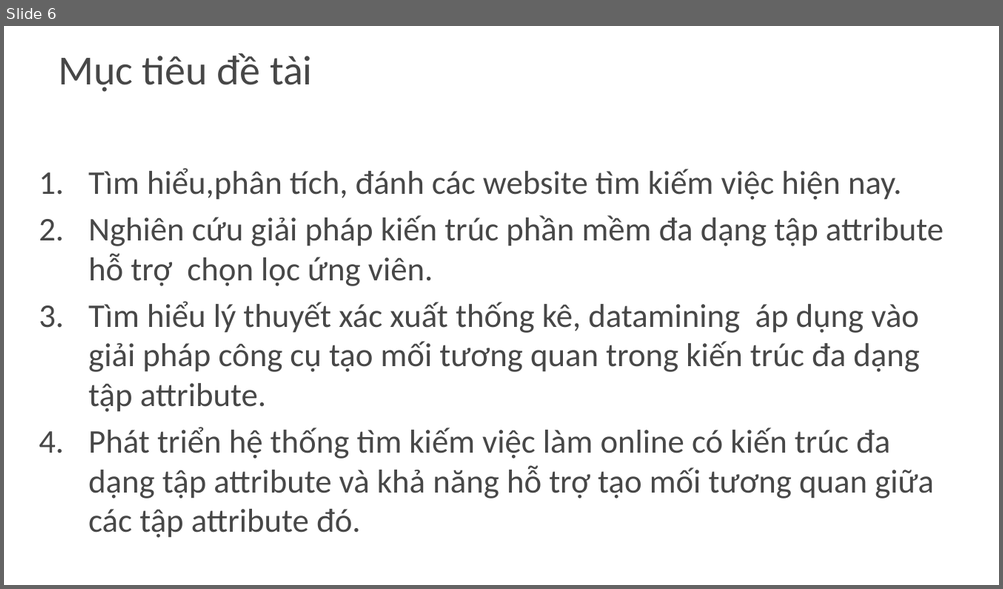
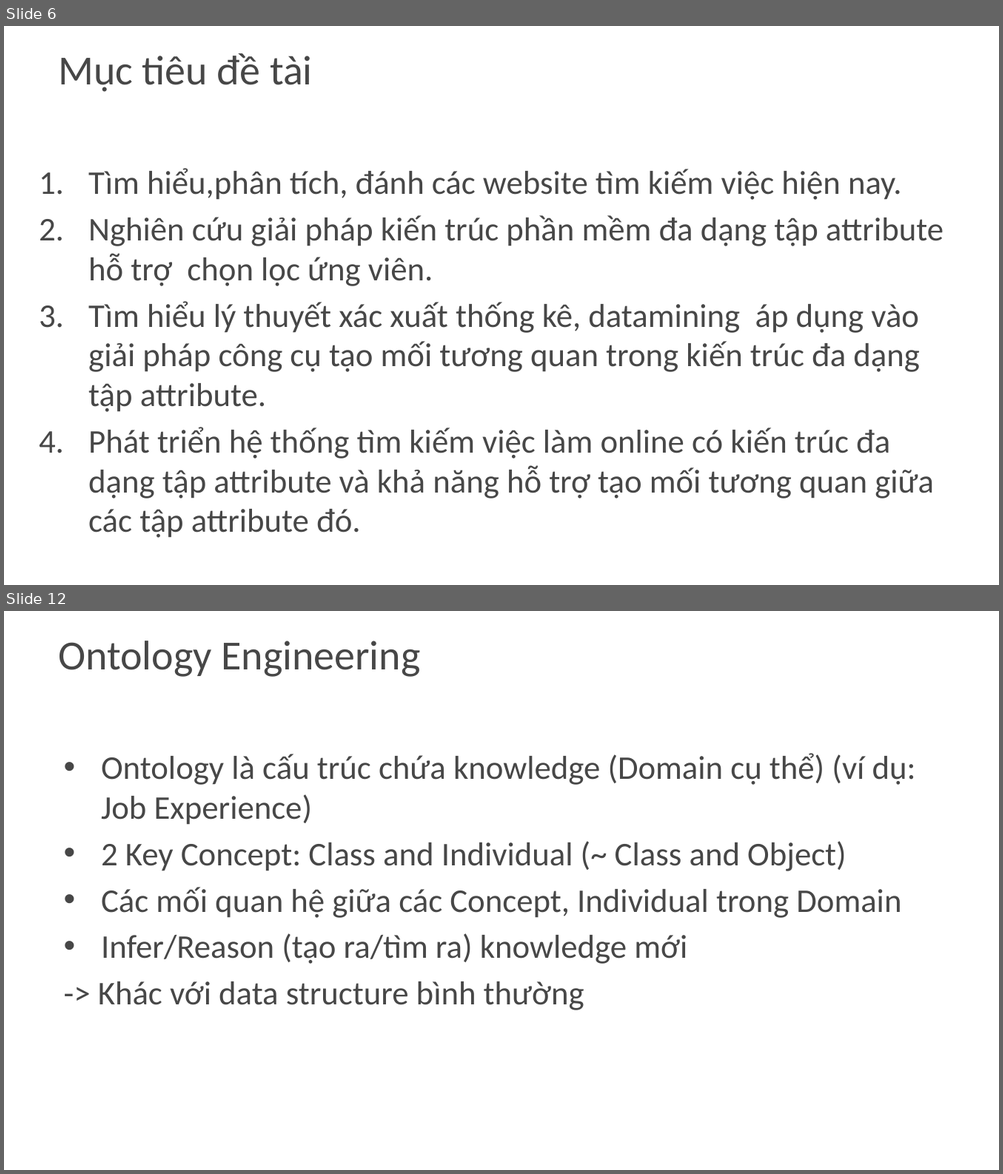
Before and after one commit to khanhduy94/jobzoom, a slide deck: Documents/JobZoom.pptx. Shown one above the other, each under a label of ours: slide 6 before the commit, slides 6 and 12 after it; the slides between them are not shown. The pictures are 1003x589 and 1003x1174 pixels, drawn with LibreOffice and Linux fonts; fonts in the diff are those of the drawing; background and template pictures are left out. Boxes give left, top, right and bottom in pixels: in the first picture for what was removed or moved away, otherwise in the second. Text is boxed around its words. In the diff, an @@ line names an element or a change of style, - is before the commit and + after.

```diff
--- a/Documents/JobZoom.pptx
+++ b/Documents/JobZoom.pptx
@@ slide 12 added at [4, 611, 999, 1170], background picture (left out) @@
@@ title added at [58, 641, 420, 677], 30 pt, text #474747 @@
+Ontology Engineering
@@ text added at [98, 753, 916, 1011], 24 pt, text #474747 @@
+• Ontology là cấu trúc chứa knowledge (Domain cụ thể) (ví dụ: Job Experience)
+• 2 Key Concept: Class and Individual (~ Class and Object)
+• Các mối quan hệ giữa các Concept, Individual trong Domain
+• Infer/Reason (tạo ra/tìm ra) knowledge mới
+-> Khác với data structure bình thường
```
Also in this commit, not shown: 1 slide changed, 5 other slides added, 1 slide removed.
